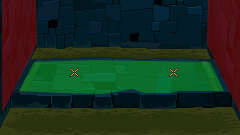
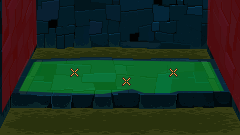
Layered file, before and after one edit (240×135). Changes by layer:
added layer "Grate" in group "Placeholders" over [122, 77, 131, 86]
